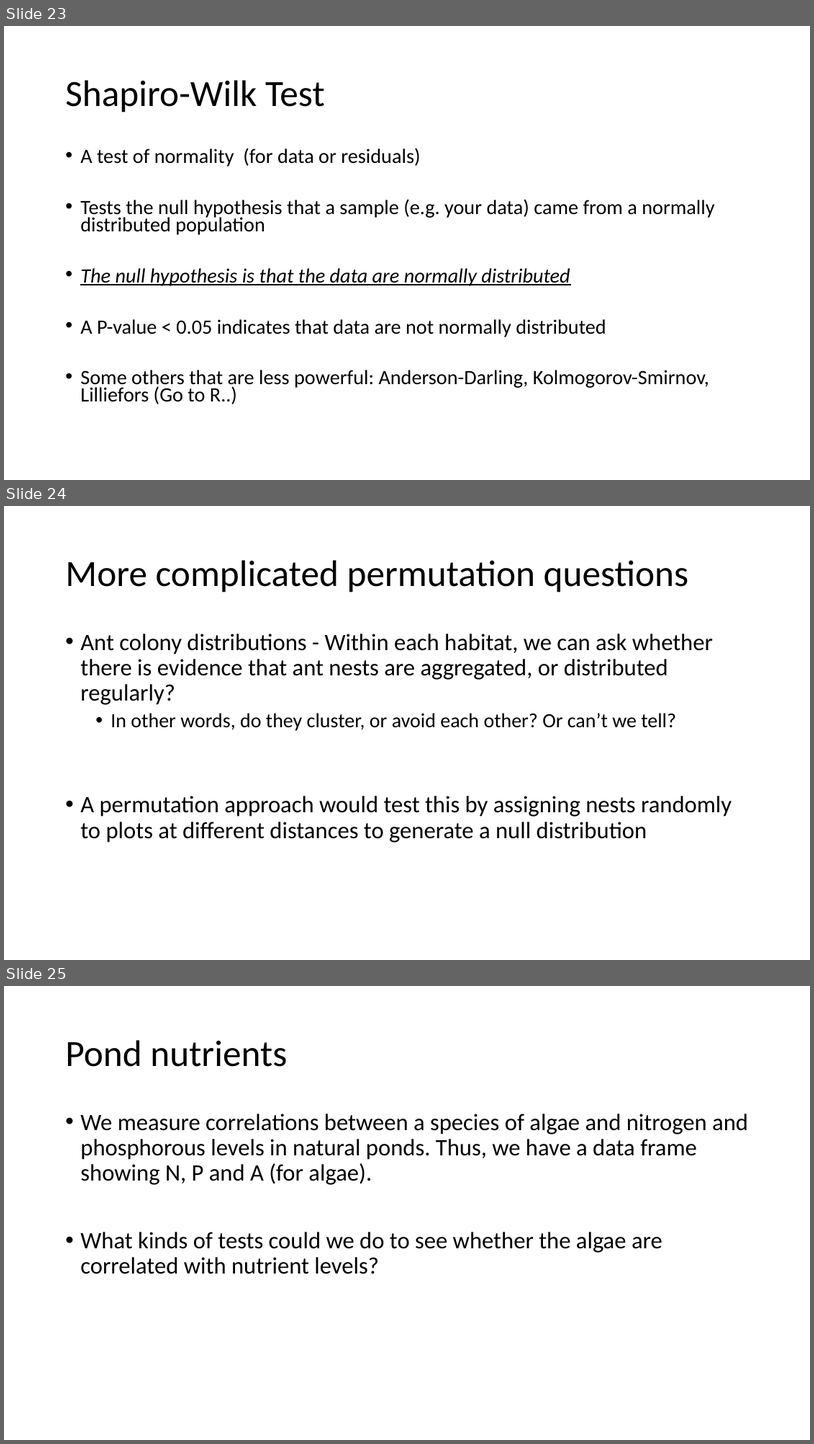
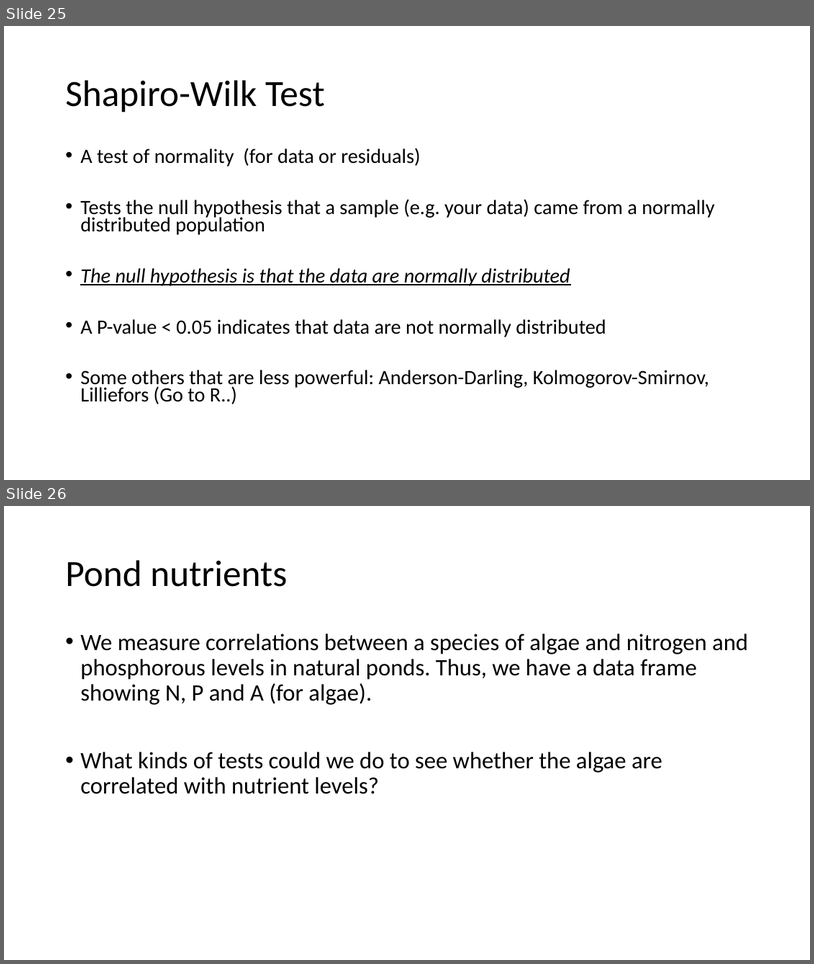
Before and after one commit to VTQuantMethodsEEB/klangwig, a slide deck: lectures/le_5_tests.pptx. Shown one above the other, each under a label of ours: slides 23, 24 and 25 before the commit, slides 25 and 26 after it. The pictures are 814x1444 and 814x964 pixels, drawn with LibreOffice and Linux fonts; fonts in the diff are those of the drawing. Boxes give left, top, right and bottom in pixels: in the first picture for what was removed or moved away, otherwise in the second. Text is boxed around its words. In the diff, an @@ line names an element or a change of style, - is before the commit and + after.

```diff
--- a/lectures/le_5_tests.pptx
+++ b/lectures/le_5_tests.pptx
@@ slide 24 removed at <box>4,506,810,960</box>, background #FFFFFF @@
@@ title removed at <box>65,560,689,592</box> @@
-More complicated permutation questions
@@ text removed at <box>80,633,732,842</box> @@
-• Ant colony distributions - Within each habitat, we can ask whether there is evidence that ant nests are aggregated, or distributed regularly?
-  • In other words, do they cluster, or avoid each other? Or can’t we tell?
-• A permutation approach would test this by assigning nests randomly to plots at different distances to generate a null distribution
@@ what was slide 23 is now slide 25 @@
@@ what was slide 25 is now slide 26 @@
```
Also in this commit, not shown: 3 slides changed, 1 slide added, 8 other slides removed, 3 other files.
